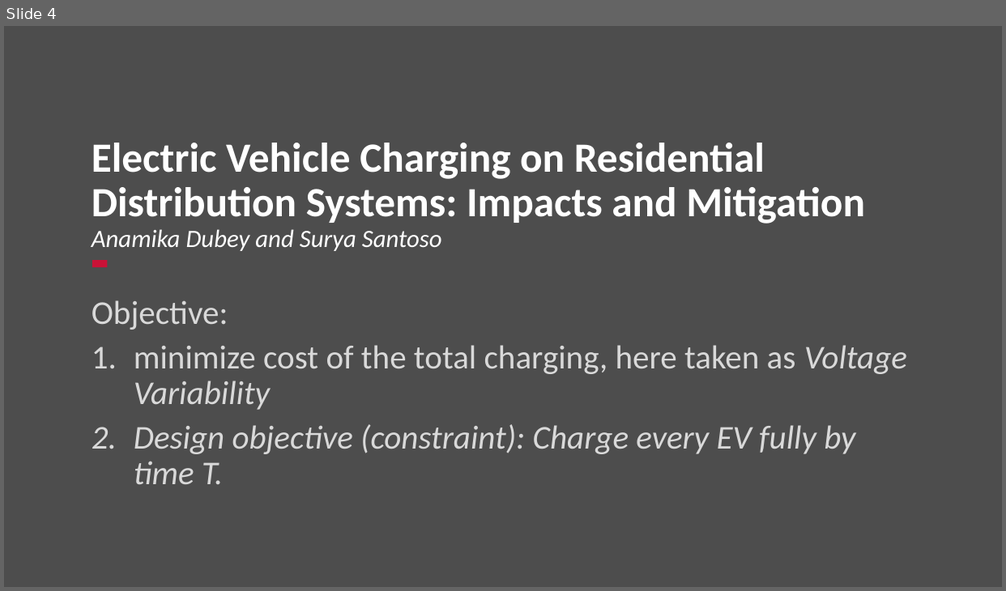
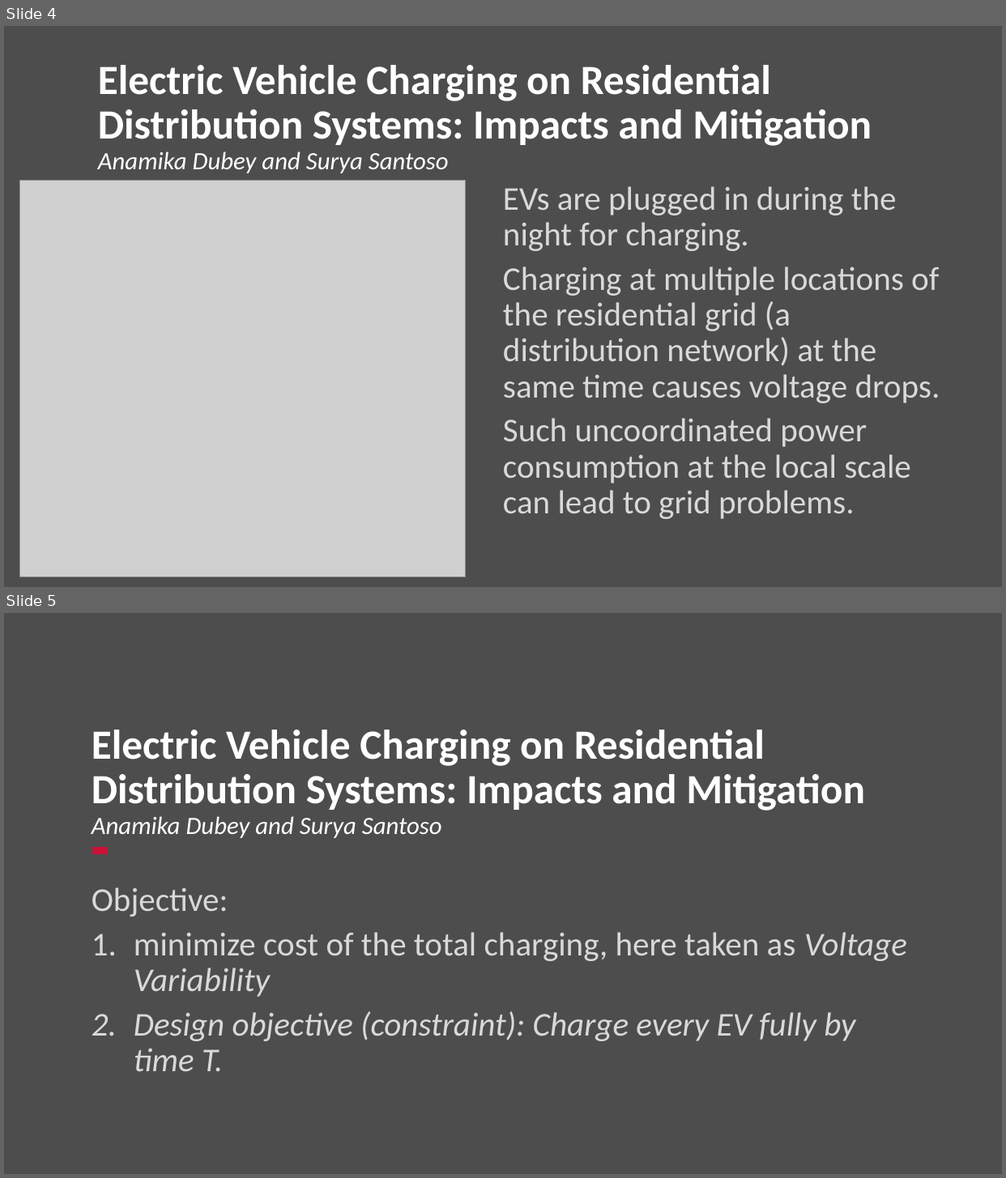
Before and after one commit to Realife-Brahmin/OriginalDocsHub, a slide deck: research_showcase/dynamicProgramming_aryan_ritwajeet_jha.pptx. Shown one above the other, each under a label of ours: slide 4 before the commit, slides 4 and 5 after it. The pictures are 1006x591 and 1006x1178 pixels, drawn with LibreOffice and Linux fonts; fonts in the diff are those of the drawing; grey boxes stand for pictures; background and template pictures are left out. Boxes give left, top, right and bottom in pixels: in the first picture for what was removed or moved away, otherwise in the second. Text is boxed around its words. In the diff, an @@ line names an element or a change of style, - is before the commit and + after.

```diff
--- a/research_showcase/dynamicProgramming_aryan_ritwajeet_jha.pptx
+++ b/research_showcase/dynamicProgramming_aryan_ritwajeet_jha.pptx
@@ slide 4 added at (4, 26, 1002, 587), background #4D4D4D @@
@@ title added at (98, 65, 872, 173), 40 pt, text #FFFFFF, bold @@
+Electric Vehicle Charging on Residential Distribution Systems: Impacts and Mitigation
+Anamika Dubey and Surya Santoso
@@ picture added at (19, 180, 465, 578) @@
@@ text added at (503, 186, 940, 519), 32 pt, text #D9D9D9 @@
+EVs are plugged in during the night for charging.
+Charging at multiple locations of the residential grid (a distribution network) at the same time causes voltage drops.
+Such uncoordinated power consumption at the local scale can lead to grid problems.
@@ what was slide 4 is now slide 5 @@
```
Also in this commit, not shown: 2 slides changed.
